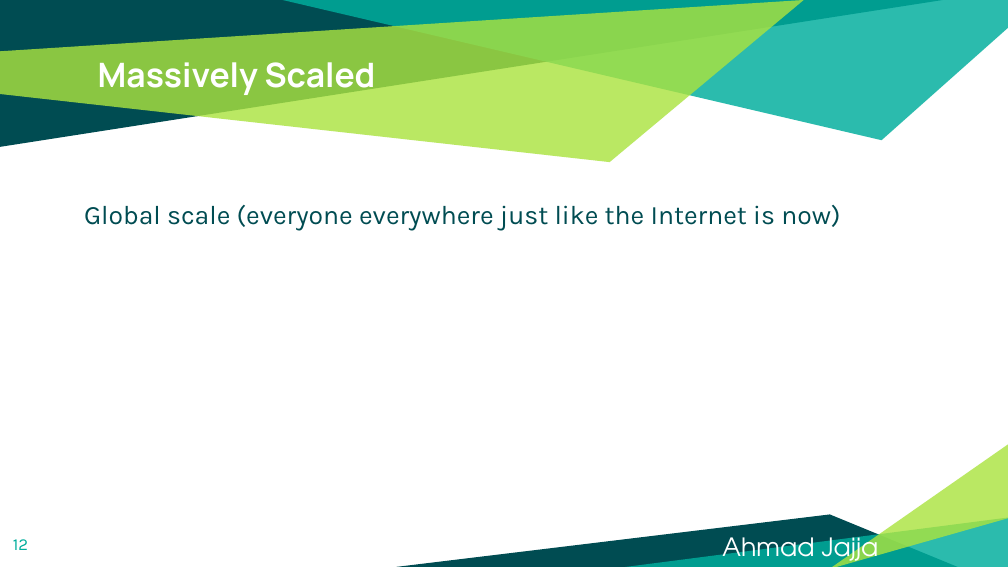
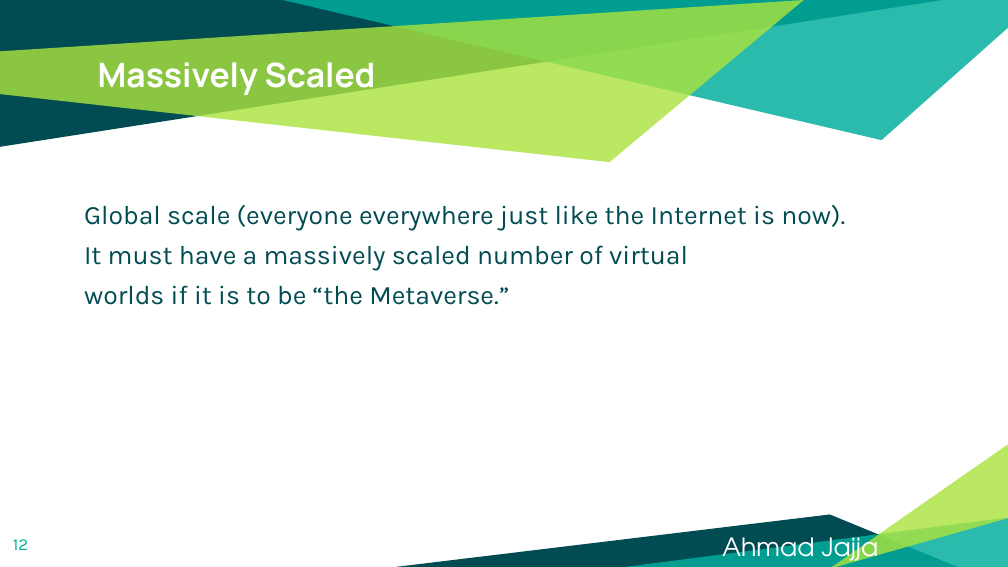
Before and after one commit to Ahmadjajja/WEB-3.0-and-Metaverse, a slide deck: slide 12 of Slides/What is Metaverse.pptx. Drawn at 1008x567 pixels with LibreOffice and Linux fonts; fonts in the diff are those of the drawing. Boxes give left, top, right and bottom in pixels: in the first picture for what was removed or moved away, otherwise in the second. Text is boxed around its words. In the diff, an @@ line names an element or a change of style, - is before the commit and + after.

Commit message:
What is metaverse slides

```diff
--- a/Slides/What is Metaverse.pptx
+++ b/Slides/What is Metaverse.pptx
@@ text at bbox=[84, 205, 845, 305]: text changed @@
-Global scale (everyone everywhere just like the Internet is now)
+Global scale (everyone everywhere just like the Internet is now).
+It must have a massively scaled number of virtual
+worlds if it is to be “the Metaverse.”
```
Also in this commit, not shown: 6 other slides changed, 4 slides added, 3 slides removed, 8 other files.
